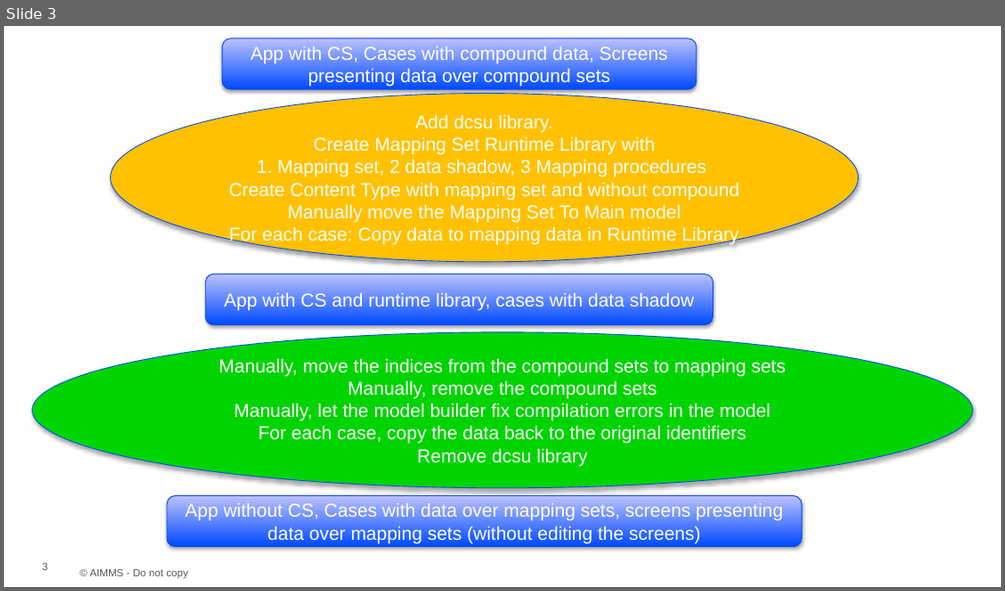
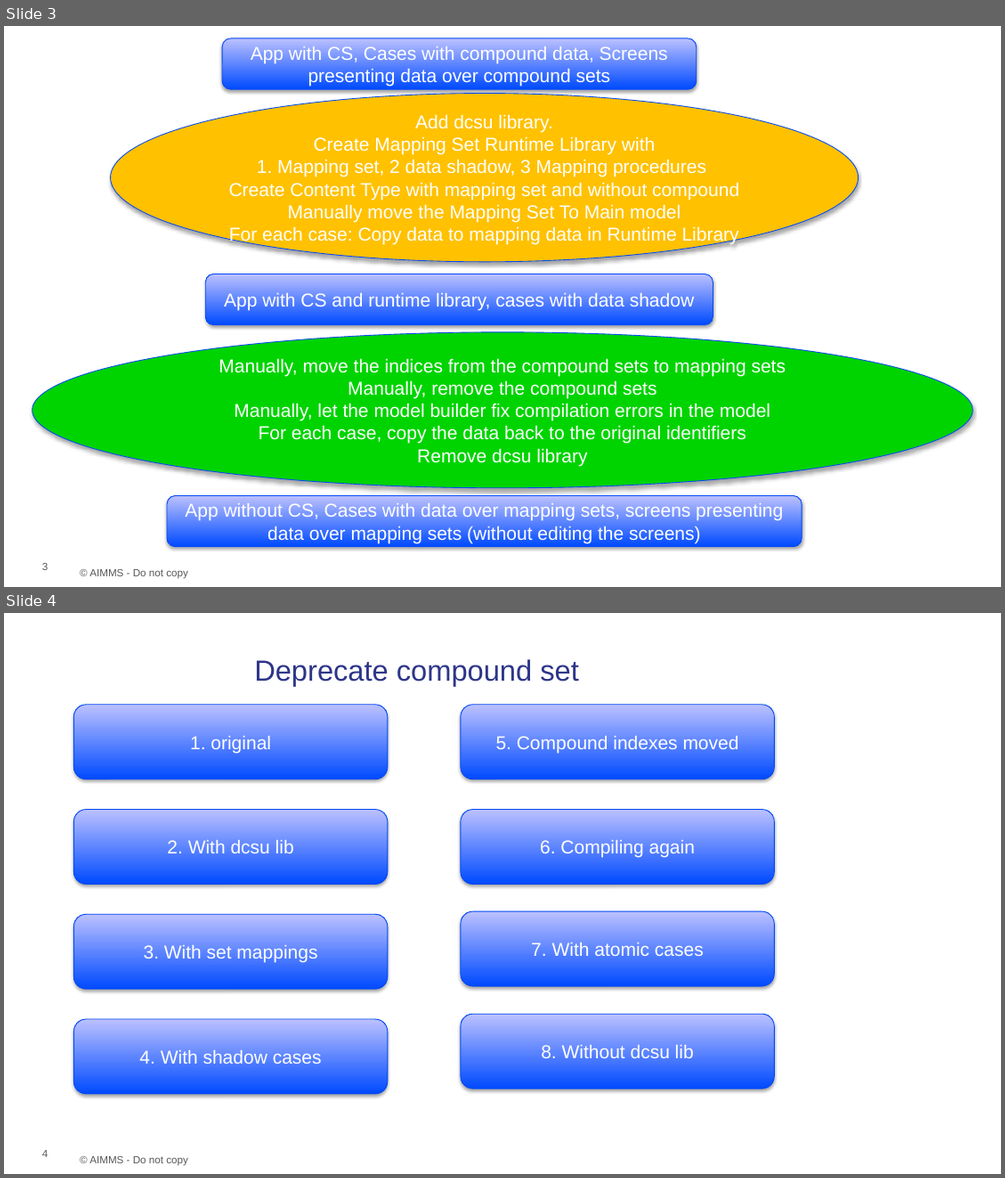
Before and after one commit to aimms/how-to, a slide deck: Resources/Other/CompoundSets/Images/DeprecateCompoundSets.pptx. Shown one above the other, each under a label of ours: slide 3 before the commit, slides 3 and 4 after it. The pictures are 1005x591 and 1005x1178 pixels, drawn with LibreOffice and Linux fonts; fonts in the diff are those of the drawing; background and template pictures are left out. Boxes give left, top, right and bottom in pixels: in the first picture for what was removed or moved away, otherwise in the second. Text is boxed around its words. In the diff, an @@ line names an element or a change of style, - is before the commit and + after.

```diff
--- a/Resources/Other/CompoundSets/Images/DeprecateCompoundSets.pptx
+++ b/Resources/Other/CompoundSets/Images/DeprecateCompoundSets.pptx
@@ slide 4 added at (4, 613, 1001, 1174), background #FFFFFF; not listed: 1 template element that a slide beside it also shows @@
@@ title added at (254, 659, 578, 686), 28 pt, text #2D3589 @@
+Deprecate compound set
@@ rounded rectangle added at (73, 705, 388, 779), fill gradient #004BFF to #BDC1FF, outline #0049F9 0.75 pt, 18 pt, text #FFFFFF @@
+1. original
@@ rounded rectangle added at (461, 705, 775, 779), fill gradient #004BFF to #BDC1FF, outline #0049F9 0.75 pt, 18 pt, text #FFFFFF @@
+5. Compound indexes moved
@@ rounded rectangle added at (73, 810, 388, 884), fill gradient #004BFF to #BDC1FF, outline #0049F9 0.75 pt, 18 pt, text #FFFFFF @@
+2. With dcsu lib
@@ rounded rectangle added at (461, 810, 775, 884), fill gradient #004BFF to #BDC1FF, outline #0049F9 0.75 pt, 18 pt, text #FFFFFF @@
+6. Compiling again
@@ rounded rectangle added at (73, 915, 388, 989), fill gradient #004BFF to #BDC1FF, outline #0049F9 0.75 pt, 18 pt, text #FFFFFF @@
+3. With set mappings
@@ rounded rectangle added at (461, 911, 775, 986), fill gradient #004BFF to #BDC1FF, outline #0049F9 0.75 pt, 18 pt, text #FFFFFF @@
+7. With atomic cases
@@ rounded rectangle added at (73, 1019, 388, 1094), fill gradient #004BFF to #BDC1FF, outline #0049F9 0.75 pt, 18 pt, text #FFFFFF @@
+4. With shadow cases
@@ rounded rectangle added at (461, 1013, 775, 1088), fill gradient #004BFF to #BDC1FF, outline #0049F9 0.75 pt, 18 pt, text #FFFFFF @@
+8. Without dcsu lib
@@ page number added at (42, 1150, 48, 1157), 10 pt, text #585858 @@
+4
```
Also in this commit, not shown: 4 other files.
